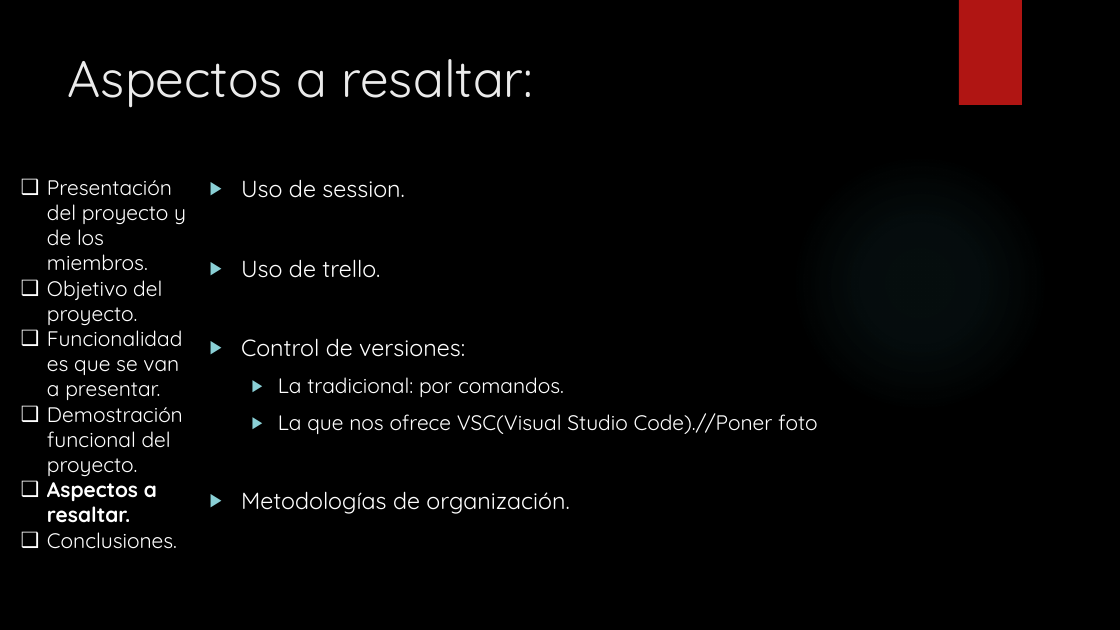
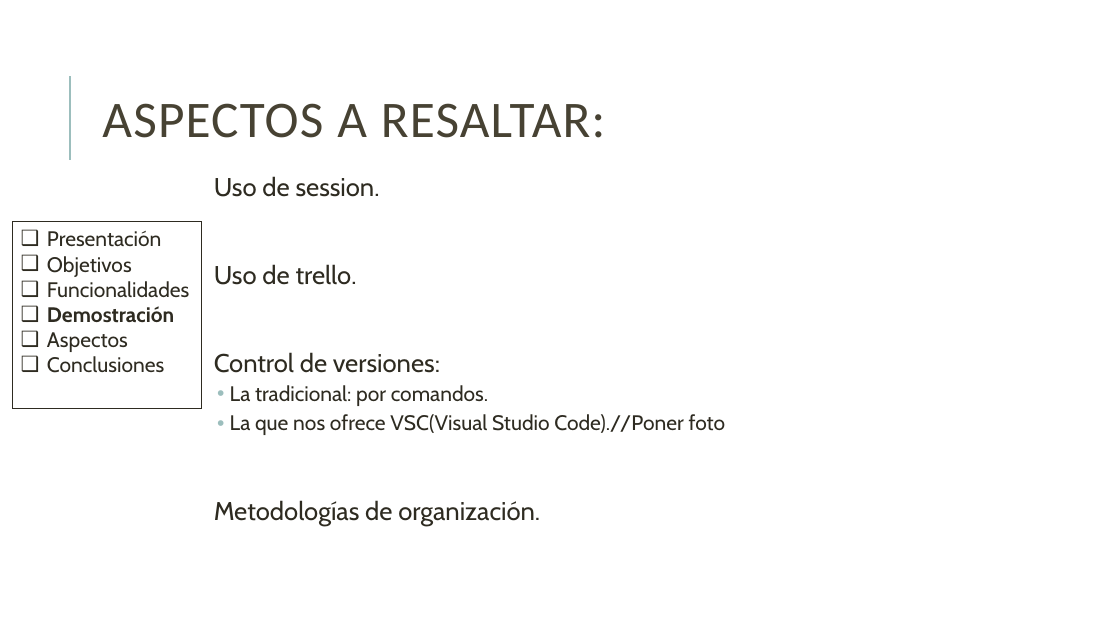
Before and after one commit to danielallhoff/M17-G4-AirDSS, a slide deck: slide 11 of AIRDSS.pptx (slide 8 before the commit). Drawn at 1120x630 pixels with LibreOffice and Linux fonts; fonts in the diff are those of the drawing; background and template pictures are left out. Boxes give left, top, right and bottom in pixels: in the first picture for what was removed or moved away, otherwise in the second. Text is boxed around its words. In the diff, an @@ line names an element or a change of style, - is before the commit and + after.

```diff
--- a/AIRDSS.pptx
+++ b/AIRDSS.pptx
@@ background picture (left out) to #FFFFFF @@
@@ rectangle removed at <box>959,0,1022,105</box> @@
@@ title "ASPECTOS A RESALTAR:" at <box>102,103,606,138</box>: vertical alignment top to middle @@
@@ line added from (70, 160) to (70, 76), #9CBEBD 1.5 pt @@
@@ title at <box>102,103,606,138</box>: text changed; font Quicksand to Calibri; text colour #EBEBEB to #474233 @@
-Aspectos a resaltar:
+ASPECTOS A RESALTAR:
@@ text "Uso de session." at <box>214,176,726,525</box>: size 20 to 22 pt in "Uso de session.", "Uso de trello.", "Control de versiones:", "Metodologías de organización."; font Quicksand to Cabin, text colour #FFFFFF to #2E2B21; bullet ▶ to  ; line spacing 1 to 0.9; more space between paragraphs; bullet colour #8AD0D6 to #9CBEBD; bullet ▶ to •; less space between paragraphs @@
@@ ellipse removed at <box>791,154,1049,413</box> @@
@@ text removed at <box>47,180,186,549</box> @@
-❑ Presentación del proyecto y de los miembros.
-❑ Objetivo del proyecto.
-❑ Funcionalidades que se van a presentar.
-❑ Demostración funcional del proyecto.
-❑ Aspectos a resaltar.
-❑ Conclusiones.
@@ rectangle added at <box>13,222,202,408</box>, outline #2E2B21 0.75 pt, 18 pt, text #2E2B21 @@
+❑ Presentación
+❑ Objetivos
+❑ Funcionalidades
+❑ Demostración
+❑ Aspectos
+❑ Conclusiones
```
Also in this commit, not shown: 7 other slides changed, 4 slides added, 1 slide removed, 1 other file.
